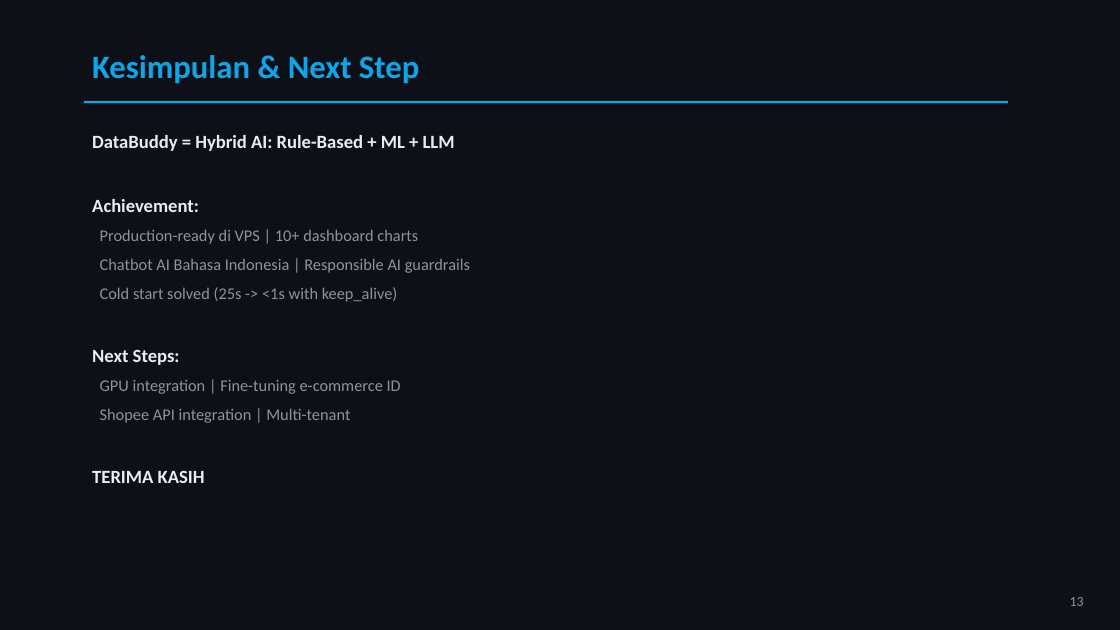
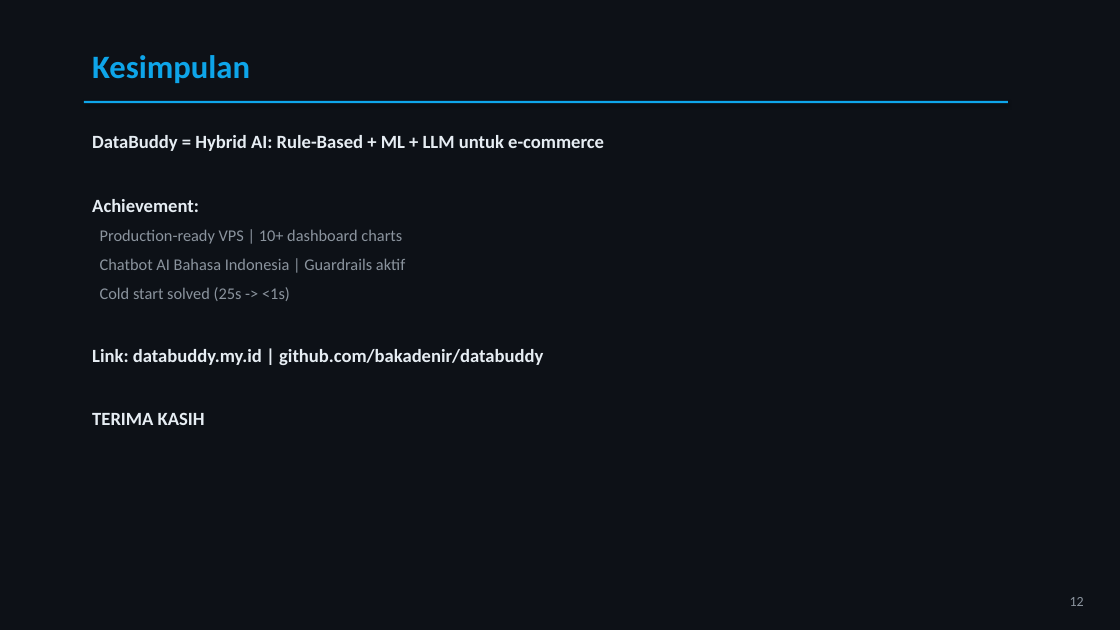
Before and after one commit to bakadenir/databuddy, a slide deck: slide 12 of Presentasi_UAS_AI04_DataBuddy.pptx (slide 13 before the commit). Drawn at 1120x630 pixels with LibreOffice and Linux fonts; fonts in the diff are those of the drawing. Boxes give left, top, right and bottom in pixels: in the first picture for what was removed or moved away, otherwise in the second. Text is boxed around its words. In the diff, an @@ line names an element or a change of style, - is before the commit and + after.

```diff
--- a/Presentasi_UAS_AI04_DataBuddy.pptx
+++ b/Presentasi_UAS_AI04_DataBuddy.pptx
@@ text at [92, 55, 250, 83]: text changed @@
-Kesimpulan & Next Step
+Kesimpulan
@@ text at [92, 135, 604, 151]: text changed @@
-DataBuddy = Hybrid AI: Rule-Based + ML + LLM
+DataBuddy = Hybrid AI: Rule-Based + ML + LLM untuk e-commerce
@@ text at [92, 229, 543, 365]: text changed @@
-Production-ready di VPS | 10+ dashboard charts
-Chatbot AI Bahasa Indonesia | Responsible AI guardrails
-Cold start solved (25s -> <1s with keep_alive)
-Next Steps:
-GPU integration | Fine-tuning e-commerce ID
-Shopee API integration | Multi-tenant
+Production-ready VPS | 10+ dashboard charts
+Chatbot AI Bahasa Indonesia | Guardrails aktif
+Cold start solved (25s -> <1s)
+Link: databuddy.my.id | github.com/bakadenir/databuddy
```
Also in this commit, not shown: 11 other slides changed, 1 slide removed, 2 other files.
